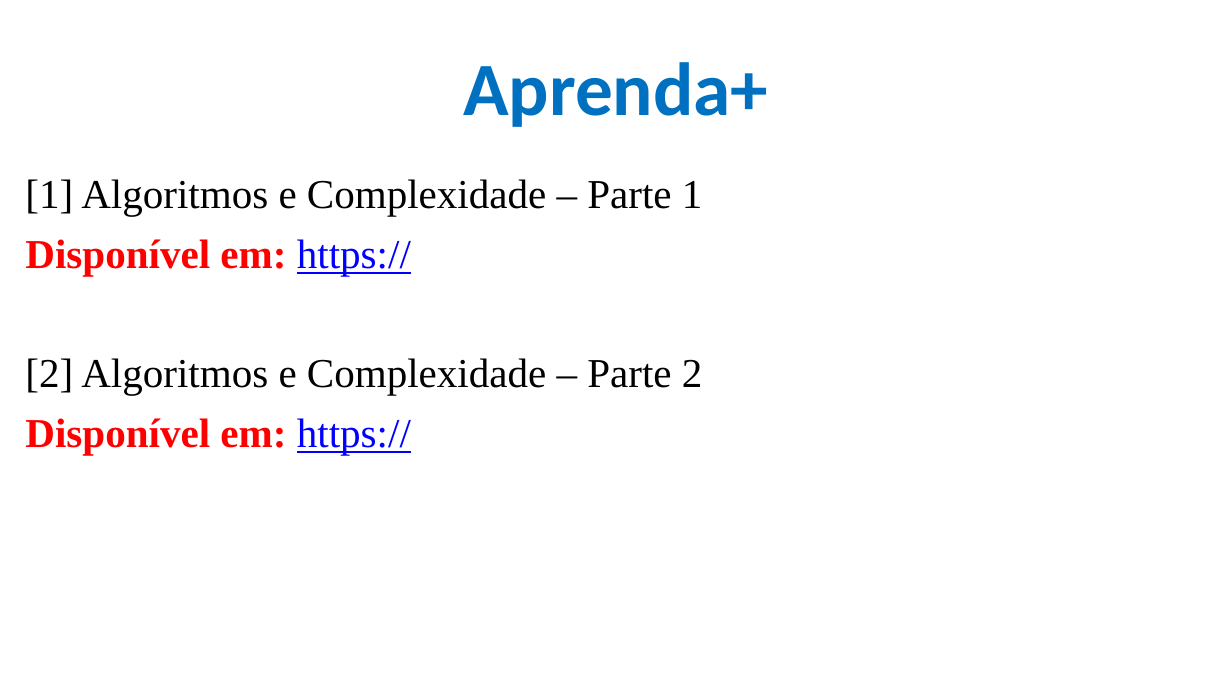
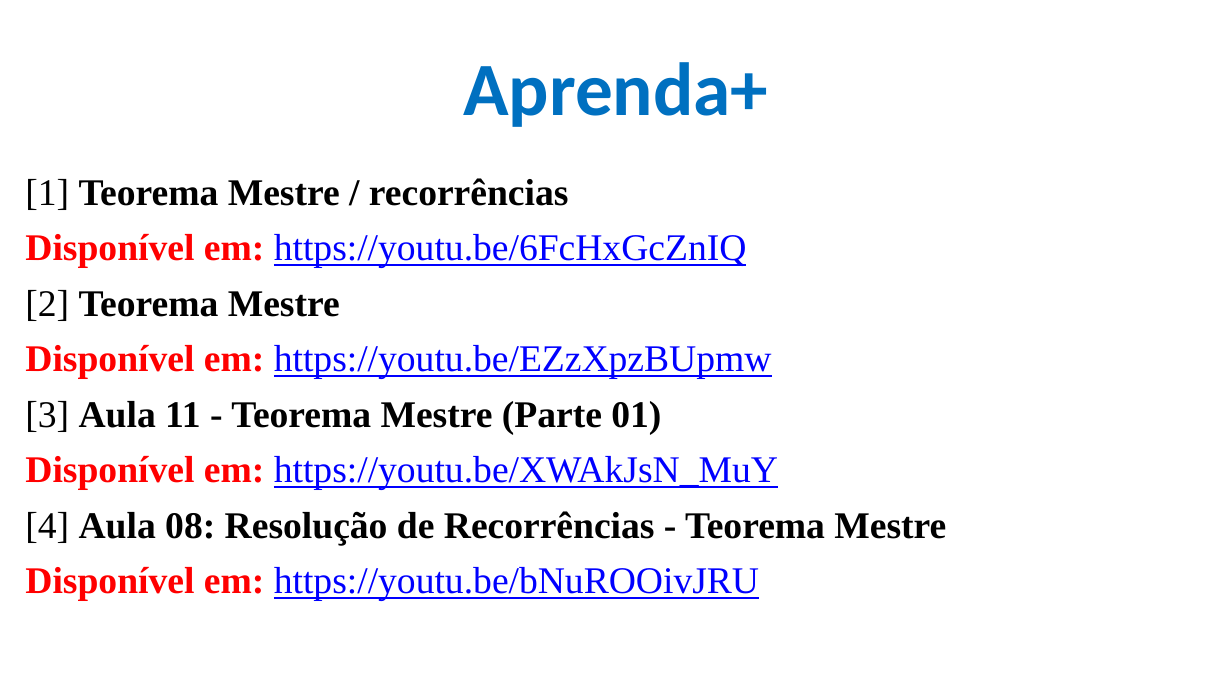
Before and after one commit to CloudEducationBrazil/WydenAlgoritmosEComplexidade, a slide deck: slide 12 of 01 Classes/Aula 08 - Algoritmos e Complexidade - Equações de Recorrência.pptx (slide 5 before the commit). Drawn at 1232x693 pixels with LibreOffice and Linux fonts; fonts in the diff are those of the drawing; background and template pictures are left out. Boxes give left, top, right and bottom in pixels: in the first picture for what was removed or moved away, otherwise in the second. Text is boxed around its words. In the diff, an @@ line names an element or a change of style, - is before the commit and + after.

```diff
--- a/01 Classes/Aula 08 - Algoritmos e Complexidade - Equações de Recorrência.pptx
+++ b/01 Classes/Aula 08 - Algoritmos e Complexidade - Equações de Recorrência.pptx
@@ text at (25, 178, 946, 601): text changed; size 24 to 22 pt; bold on @@
-[1] Algoritmos e Complexidade – Parte 1
-Disponível em: https://
-[2] Algoritmos e Complexidade – Parte 2
-Disponível em: https://
+[1] Teorema Mestre / recorrências
+Disponível em: https://youtu.be/6FcHxGcZnIQ
+[2] Teorema Mestre
+Disponível em: https://youtu.be/EZzXpzBUpmw
+[3] Aula 11 - Teorema Mestre (Parte 01)
+Disponível em: https://youtu.be/XWAkJsN_MuY
+[4] Aula 08: Resolução de Recorrências - Teorema Mestre
+Disponível em: https://youtu.be/bNuROOivJRU
```
Also in this commit, not shown: 4 other slides changed, 7 slides added, 1 other file.
